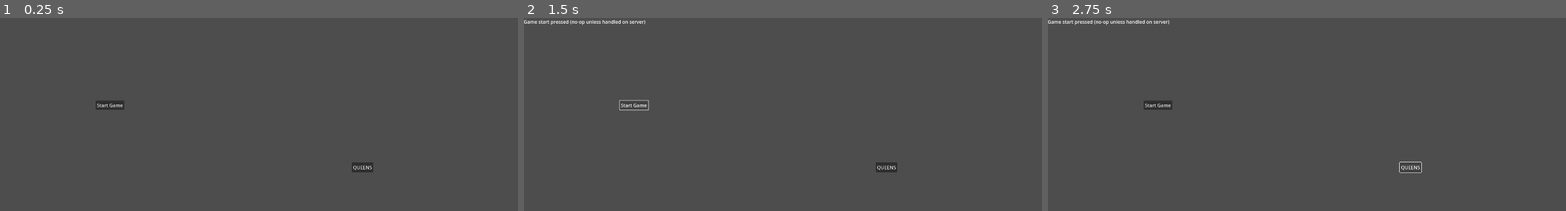
Above: before the commit, frames 1-3 (left to right).
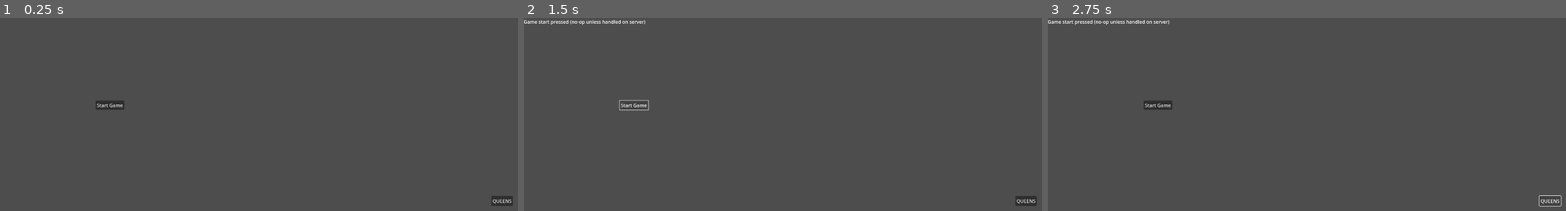
Above: after the commit, the same moments.

Repository: zyreoo/queens
Game: Godot game, scene res://scenes/main.tscn
The game is run twice, just before and just after one commit, with the same random seed, the same clock (stepped at 60 frames per second) and the same inputs.
Inputs:
- Up to frame 1 (0.25 s): no input
- Up to frame 2 (1.5 s): click "Start Game" at 0.5 s; click "Start Game" at 1.25 s
- Up to frame 3 (2.75 s): click "QUEENS" at 2 s

The runs differ from the first frame. In frame 1, 0.4% of the frame differs, in the area x 67-99%, y 74-98%; in frame 2, 0.4%; in frame 3, 0.2%.

Commit message:
working on multiplayer, i have a bug with the joining reuqest at the server, it says invalid, i have solved some bugs these hours, with the showen cards, and rearrange the players

Diff:
--- a/queens-gameplay/project.godot
+++ b/queens-gameplay/project.godot
@@ -24,7 +24,7 @@
 
 [editor_plugins]
 
-enabled=PackedStringArray("res://addons/godot_super-wakatime/plugin.cfg")
+enabled=PackedStringArray("res://addons/gamedev_assistant/plugin.cfg", "res://addons/godot_super-wakatime/plugin.cfg")
 
 [rendering]
 
--- a/queens-gameplay/scenes/main.tscn
+++ b/queens-gameplay/scenes/main.tscn
@@ -1,35 +1,14 @@
 [gd_scene load_steps=3 format=3 uid="uid://hkxl6ha37deg"]
 
 [ext_resource type="Script" uid="uid://50umvc1l6jn6" path="res://scripts/main.gd" id="1_pcy04"]
-
-[sub_resource type="GDScript" id="GDScript_o5qli"]
-script/source = "extends Node
-
-@onready var http := HTTPRequest.new()
-
-func _ready():
-	add_child(http)
-	http.request_completed.connect(_on_request_completed)
-
-	var url = \"http://localhost:3000/join\"
-	var headers = [\"content-Type: application/json\"]
-	var body = JSON.stringify({ \"room_id\": \"room1\" })
-
-	var err = http.request(url, headers, HTTPClient.METHOD_POST, body)
-
-	if err != OK:
-		print(\" request error:\", err)
-
-func _on_request_completed(result: int, response_code: int, headers: PackedStringArray, body: PackedByteArray) -> void:
-	print(\" response:\", body.get_string_from_utf8())
-"
+[ext_resource type="Script" uid="uid://c0s7yy2xgo2kb" path="res://scripts/Player1.gd" id="2_0wfyh"]
 
 [node name="Main" type="Node2D"]
 position = Vector2(-1, 1)
 script = ExtResource("1_pcy04")
 
 [node name="CenterCardSlot" type="Node2D" parent="."]
-position = Vector2(949, 603)
+position = Vector2(949, 452)
 
 [node name="StartGameButton" type="Button" parent="."]
 offset_left = 322.0
@@ -43,14 +22,11 @@
 offset_bottom = 23.0
 
 [node name="queens" type="Button" parent="."]
-offset_left = 1181.0
-offset_top = 485.0
-offset_right = 1253.0
-offset_bottom = 518.0
+offset_left = 1649.0
+offset_top = 598.0
+offset_right = 1721.0
+offset_bottom = 631.0
 text = "QUEENS"
-
-[node name="Multiplayer" type="Node2D" parent="."]
-script = SubResource("GDScript_o5qli")
 
 [node name="HTTPRequest" type="HTTPRequest" parent="."]
 
@@ -59,28 +35,42 @@
 offset_bottom = 40.0
 
 [node name="Player0" type="Node2D" parent="."]
+position = Vector2(963, 664)
+script = ExtResource("2_0wfyh")
 
 [node name="HandContainer" type="VBoxContainer" parent="Player0"]
-offset_right = 40.0
-offset_bottom = 40.0
+offset_left = 290.0
+offset_top = 131.0
+offset_right = 330.0
+offset_bottom = 171.0
 
 [node name="Player1" type="Node2D" parent="."]
+position = Vector2(634, 448)
+script = ExtResource("2_0wfyh")
 
 [node name="HandContainer" type="VBoxContainer" parent="Player1"]
-offset_right = 40.0
-offset_bottom = 40.0
+offset_left = -13.0
+offset_top = 33.0
+offset_right = 27.0
+offset_bottom = 73.0
 
 [node name="Player2" type="Node2D" parent="."]
+position = Vector2(952, 237)
+script = ExtResource("2_0wfyh")
 
 [node name="HandContainer" type="VBoxContainer" parent="Player2"]
 offset_right = 40.0
 offset_bottom = 40.0
 
 [node name="Player3" type="Node2D" parent="."]
+position = Vector2(1277, 457)
+script = ExtResource("2_0wfyh")
 
 [node name="HandContainer" type="VBoxContainer" parent="Player3"]
-offset_right = 40.0
-offset_bottom = 40.0
+offset_left = 208.0
+offset_top = 62.0
+offset_right = 248.0
+offset_bottom = 102.0
 
 [connection signal="pressed" from="StartGameButton" to="." method="_on_start_game_button_pressed"]
 [connection signal="pressed" from="queens" to="." method="_on_queens_pressed"]
--- a/queens-gameplay/scripts/Player1.gd
+++ b/queens-gameplay/scripts/Player1.gd
@@ -3,6 +3,9 @@
 var hand: Array = []
 var score: int = 0
 var player_id: int = -1
+
+
+@onready var hand_container = $HandContainer
 
 func _ready():
 	add_to_group("players")
@@ -14,24 +17,37 @@
 	if card_instance.get_parent():
 		card_instance.get_parent().remove_child(card_instance)
 
-	add_child(card_instance)
+	hand_container.add_child(card_instance)
 	hand.append(card_instance)
 
 	card_instance.holding_player = self
 	card_instance.hand_index = hand.size() - 1
-
-
-
 	card_instance.flip_card(face_up)
 
 	arrange_hand()
 
 func arrange_hand():
 	var spacing = 30
-	var start_x = 0
+	var total_width = (hand.size() - 1) * spacing
+	var start_x = -total_width / 2
+	var screen_size = get_viewport_rect().size
+
 	for i in range(hand.size()):
 		var card = hand[i]
-		card.position = Vector2(start_x + i * spacing, 0)
+		var x_pos = start_x + i * spacing
+		card.position = Vector2(x_pos, 0)
+		card.z_index = i
+		var global_card_pos = card.global_position
+		if global_card_pos.x < 0:
+			card.position.x -= global_card_pos.x
+		elif global_card_pos.x + card.size.x > screen_size.x:
+			card.position.x -= (global_card_pos.x + card.size.x - screen_size.x)
+		print("Card %d positioned at: %s (global: %s)" % [i, card.position, global_card_pos])
+
+func clear_hand():
+	for card in hand:
+		card.queue_free()
+	hand.clear()
 
 func calculate_score():
 	score = 0
--- a/queens-gameplay/scripts/card.gd
+++ b/queens-gameplay/scripts/card.gd
@@ -8,7 +8,6 @@
 var drag_offset := Vector2()
 var start_position := Vector2()
 var original_parent: Node= null
-
 
 func _ready():
 	start_position = position
@@ -23,6 +22,17 @@
 	var image_path = "res://assets/%s_%s.png" % [suit, rank]
 	texture_normal = load(image_path)
 
+
+func flip_card(face_up: bool):
+	if face_up:
+		var image_path = "res://assets/%s_%s.png" % [suit, rank]
+		texture_normal = load(image_path)
+	else:
+		texture_normal = load("res://assets/card_back_3.png")
+	if not texture_normal:
+		print("Failed to load card back image: res://assets/card_back_3.png")
+		texture_normal = load("res://assets/default_card.png")  # Fallback image
+		visible = true
 func _gui_input(event):
 	var main = get_node_or_null("/root/Main")
 	if not main:
@@ -54,6 +64,7 @@
 			if original_parent:
 				original_parent.add_child(self)
 			position = start_position
+
 func _process(delta):
 	if dragging:
 		global_position = get_global_mouse_position() - drag_offset
--- a/queens-gameplay/scripts/main.gd
+++ b/queens-gameplay/scripts/main.gd
@@ -42,35 +42,35 @@
 func _on_start_game():
 	message_label.text = "Game start pressed (no-op unless handled on server)"
 
-func _on_request_completed(result, code, headers, body):
+func _on_request_completed(_result, _code, _headers, body):
 	var json = JSON.parse_string(body.get_string_from_utf8())
 	if not json:
 		print("Invalid JSON from server")
 		return
+		print("Full server response: ", json)
 	if json.has("player_id"):
 		player_id = json["player_id"]
 		ProjectSettings.set_setting("application/config/player_id", player_id)
-
 	if json.has("player_index"):
 		player_index = int(json["player_index"])
-
 	if json.has("current_turn_index"):
-		current_turn_index = int(json["current_turn_index"])
-
+			current_turn_index = int(json["current_turn_index"])
+	var player_node = get_node_or_null("Player%d" % player_index)
+	if player_node:
+		player_node.clear_hand()
 	if json.has("hand"):
 		for card_data in json["hand"]:
 			add_card_to_hand(card_data, player_index)
+	if json.has("center_card") and json["center_card"] != null and json["center_card"] is Dictionary:
+		show_center_card(json["center_card"])
+	else:
+		print("No valid center card data received:", json.get("center_card", "N/A"))
 
-
-	if json.has("center_card"):
-		show_center_card(json["center_card"])
-
-
+	has_joined = true
 	if player_index == current_turn_index:
 		message_label.text = "Your turn!"
 	else:
 		message_label.text = "Waiting for player %d" % current_turn_index
-
 func _on_card_pressed(card_data: Dictionary):
 	if player_index != current_turn_index:
 		message_label.text = "not ur turn "
@@ -79,26 +79,26 @@
 	play_card(card_data)
 
 func add_card_to_hand(card_data: Dictionary, for_player_index: int):
-
-	print("Adding card to player", for_player_index, " | local player index:", player_index)
+	print("Adding card to player", for_player_index, "  local player index:", player_index)
 	var card = preload("res://scenes/Card.tscn").instantiate()
 	card.set_data(card_data)
 
 
-
 	if for_player_index == player_index:
 		card.pressed.connect(func(): _on_card_pressed(card_data))
+		card.disabled = false
 	else:
 		card.disabled = true
 		card.flip_card(false)
-
 
 	var player_node = get_node_or_null("Player%d" % for_player_index)
 	if not player_node:
 		print("ERROR: Cannot find player node: Player%d" % for_player_index)
 		return
 
-	player_node.add_child(card, for_player_index == player_index)
+	print("Adding card to Player%d node" % for_player_index)
+	player_node.add_card(card, for_player_index == player_index)
+	card.visible = true
 
 func clear_hand():
 	for child in get_children():
@@ -106,6 +106,9 @@
 			child.queue_free()
 
 func show_center_card(card_data: Dictionary):
+	if card_data == null or not card_data is Dictionary:  # Check for null or invalid type
+		print("Invalid or null card data received:", card_data)
+		return
 	if not card_data.has("suit") or not card_data.has("rank"):
 		print("Invalid card data:", card_data)
 		return
@@ -117,7 +120,6 @@
 	card.set_data(card_data)
 	card.disabled = true
 	$CenterCardSlot.add_child(card)
-
 
 func play_card(card_data: Dictionary):
 	if player_index != current_turn_index:
Not shown, changed: queens-gameplay/.DS_Store
Not shown, added: queens-gameplay/addons/.DS_Store
Not shown, changed: queens-server/server.js
